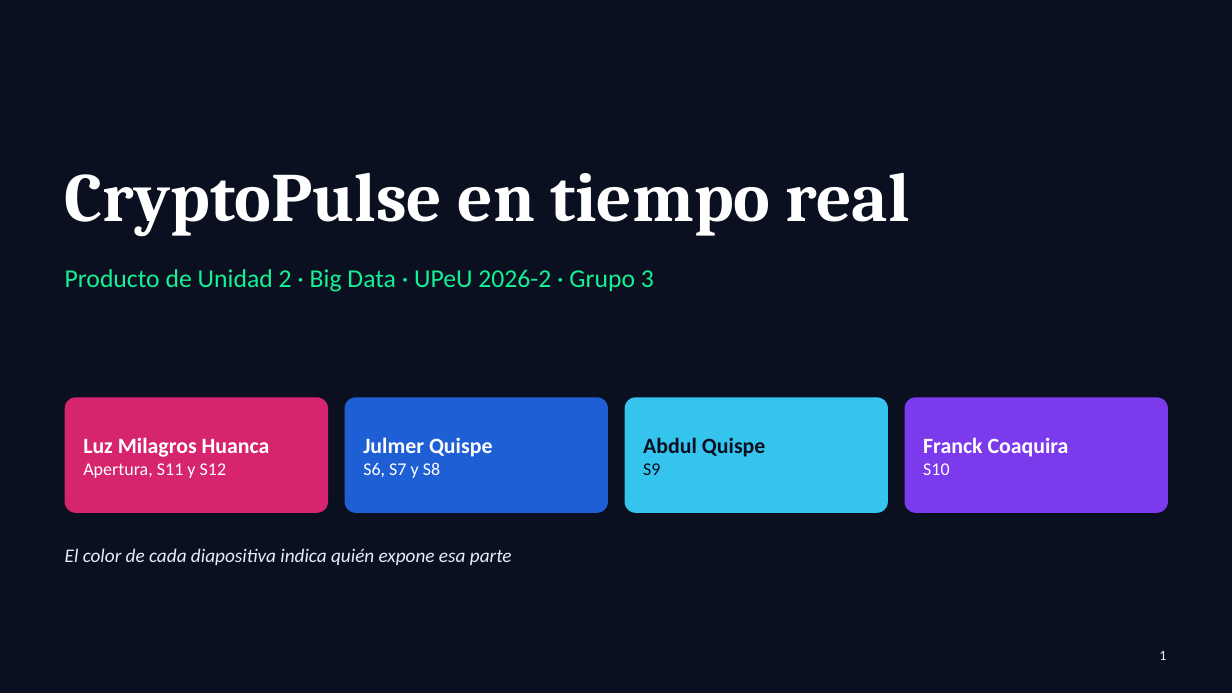
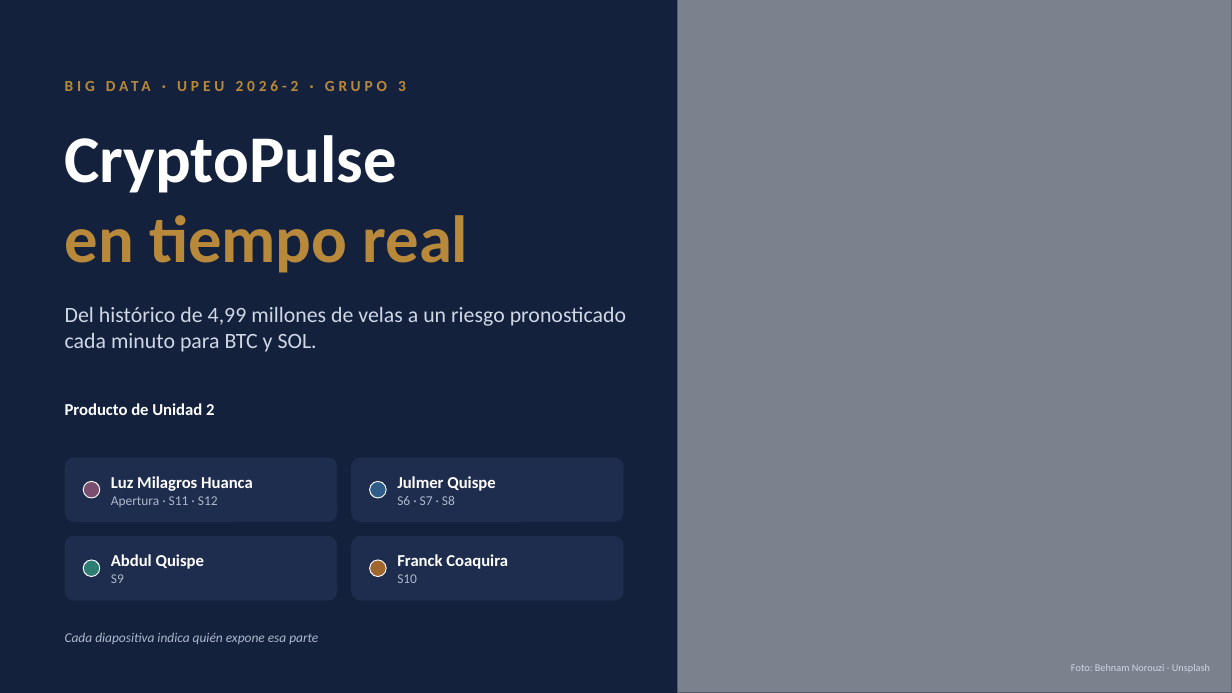
Before and after one commit to Milagros-hp/BigData-BTC-SOL, a slide deck: slide 1 of docs/presentacion/CryptoPulse_U2.pptx. Drawn at 1232x693 pixels with LibreOffice and Linux fonts; fonts in the diff are those of the drawing; grey boxes stand for pictures. Boxes give left, top, right and bottom in pixels: in the first picture for what was removed or moved away, otherwise in the second. Text is boxed around its words. In the diff, an @@ line names an element or a change of style, - is before the commit and + after.

```diff
--- a/docs/presentacion/CryptoPulse_U2.pptx
+++ b/docs/presentacion/CryptoPulse_U2.pptx
@@ background #0B1020 to #14213D @@
@@ picture added at (x1=677, y1=0, x2=1232, y2=693) @@
@@ rectangle added at (x1=677, y1=0, x2=1232, y2=693), fill #14213D at 45% opacity @@
@@ text at (x1=236, y1=81, x2=406, y2=91): text changed; size 20 to 12 pt; text colour #14F195 to #B8893B; bold on @@
-Producto de Unidad 2 · Big Data · UPeU 2026-2 · Grupo 3
+BIG DATA · UPEU 2026-2 · GRUPO 3
@@ text "CryptoPulse" at (x1=65, y1=135, x2=469, y2=273): vertical alignment middle to top @@
@@ text at (x1=65, y1=135, x2=469, y2=273): text changed; size 54 to 52 pt; font Cambria to Calibri; text colour #FFFFFF to #B8893B @@
-CryptoPulse en tiempo real
+CryptoPulse
+en tiempo real
@@ text added at (x1=65, y1=307, x2=626, y2=352), 17 pt, text #CFD6E4 @@
+Del histórico de 4,99 millones de velas a un riesgo pronosticado cada minuto para BTC y SOL.
@@ text added at (x1=65, y1=403, x2=214, y2=415), 13 pt, text #FFFFFF, bold @@
+Producto de Unidad 2
@@ rounded rectangle added at (x1=65, y1=457, x2=337, y2=522), fill #1E2C4D @@
@@ text at (x1=111, y1=476, x2=253, y2=491): size 17 to 13 pt in "Luz Milagros Huanca" @@
@@ text "Luz Milagros Huanca" moved from (x1=65, y1=397, x2=328, y2=513) to (x1=111, y1=476, x2=253, y2=507) @@
@@ text "Luz Milagros Huanca" at (x1=111, y1=476, x2=253, y2=507): fill #D6246E to none @@
@@ rounded rectangle added at (x1=351, y1=457, x2=624, y2=522), fill #1E2C4D @@
@@ text at (x1=397, y1=476, x2=495, y2=491): size 17 to 13 pt in "Julmer Quispe" @@
@@ text "Julmer Quispe" moved from (x1=345, y1=397, x2=608, y2=513) to (x1=397, y1=476, x2=495, y2=505) @@
@@ text "Julmer Quispe" at (x1=397, y1=476, x2=495, y2=505): fill #1F5FD6 to none @@
@@ ellipse added at (x1=83, y1=482, x2=100, y2=498), fill #7A4E6E, outline #FFFFFF 0.75 pt @@
@@ text at (x1=111, y1=496, x2=218, y2=507): text changed; size 14 to 10.5 pt; text colour #FFFFFF to #AEB8CB @@
-Apertura, S11 y S12
+Apertura · S11 · S12
@@ ellipse added at (x1=370, y1=482, x2=386, y2=498), fill #2F5D8A, outline #FFFFFF 0.75 pt @@
@@ text at (x1=397, y1=496, x2=455, y2=505): text changed; size 14 to 10.5 pt; text colour #FFFFFF to #AEB8CB @@
-S6, S7 y S8
+S6 · S7 · S8
@@ rounded rectangle added at (x1=65, y1=536, x2=337, y2=601), fill #1E2C4D @@
@@ rounded rectangle added at (x1=351, y1=536, x2=624, y2=601), fill #1E2C4D @@
@@ ellipse added at (x1=83, y1=560, x2=100, y2=577), fill #2E7D73, outline #FFFFFF 0.75 pt @@
@@ text "Abdul Quispe" moved from (x1=625, y1=397, x2=888, y2=513) to (x1=111, y1=554, x2=204, y2=583) @@
@@ text "Abdul Quispe" at (x1=111, y1=554, x2=204, y2=583): size 17 to 13 pt, text colour #0B1020 to #FFFFFF in "Abdul Quispe"; size 14 to 10.5 pt, text colour #0B1020 to #AEB8CB in "S9"; fill #35C4EE to none @@
@@ ellipse added at (x1=370, y1=560, x2=386, y2=577), fill #A0662E, outline #FFFFFF 0.75 pt @@
@@ text "Franck Coaquira" moved from (x1=905, y1=397, x2=1168, y2=513) to (x1=397, y1=554, x2=508, y2=583) @@
@@ text "Franck Coaquira" at (x1=397, y1=554, x2=508, y2=583): size 17 to 13 pt in "Franck Coaquira"; size 14 to 10.5 pt, text colour #FFFFFF to #AEB8CB in "S10"; fill #7C3AED to none @@
@@ text at (x1=65, y1=632, x2=318, y2=644): text changed; size 15 to 10.5 pt; text colour #E8ECF8 to #AEB8CB @@
-El color de cada diapositiva indica quién expone esa parte
+Cada diapositiva indica quién expone esa parte
@@ page number removed at (x1=1159, y1=651, x2=1166, y2=660) @@
-1
@@ text added at (x1=1071, y1=664, x2=1210, y2=672), 8 pt, text #CFD6E4 @@
+Foto: Behnam Norouzi · Unsplash
```
Also in this commit, not shown: 20 other slides changed, 1 other file.
